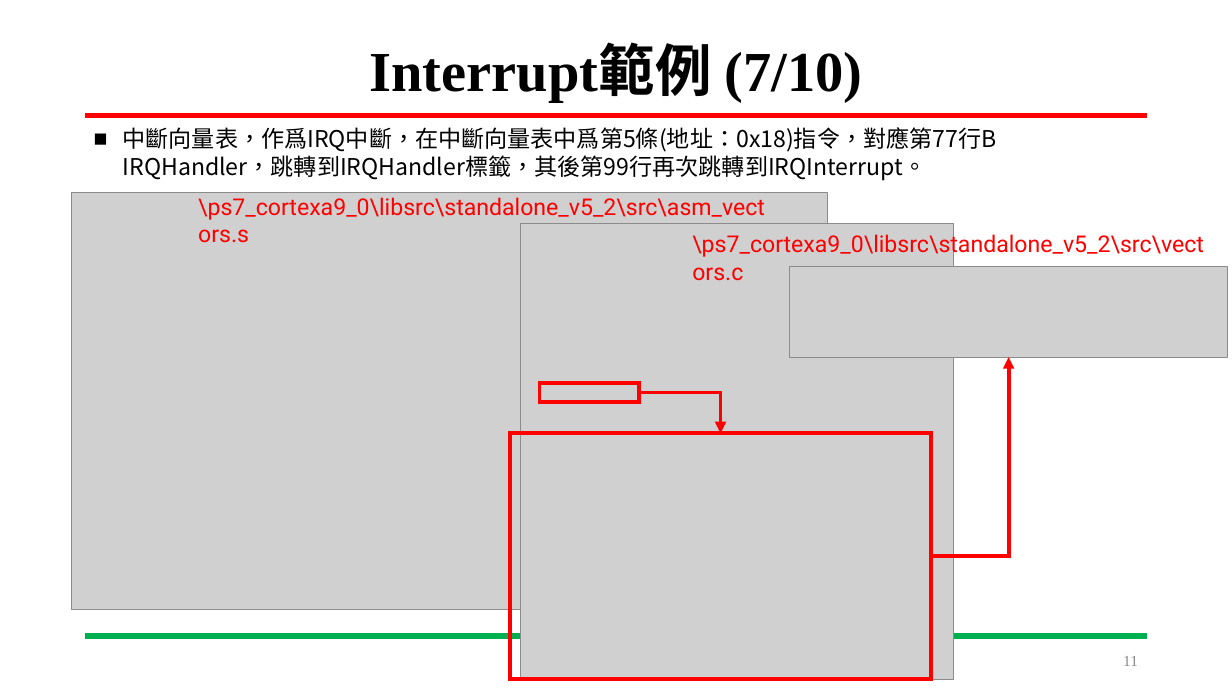
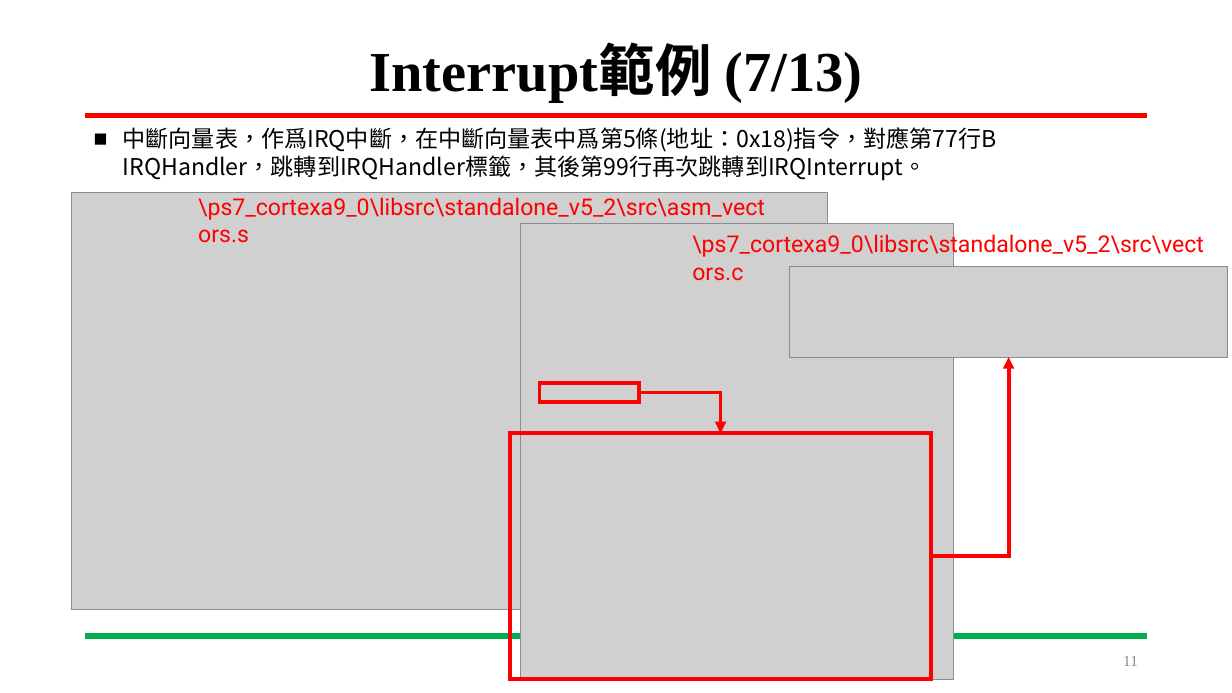
Before and after one commit to LIAO-YANXIANG/SYSTEM-ON-CHIP-DESIGN, a slide deck: slide 11 of DevelopmentLog/Pingpong.pptx. Drawn at 1232x693 pixels with LibreOffice and Linux fonts; fonts in the diff are those of the drawing; grey boxes stand for pictures. Boxes give left, top, right and bottom in pixels: in the first picture for what was removed or moved away, otherwise in the second. Text is boxed around its words. In the diff, an @@ line names an element or a change of style, - is before the commit and + after.

```diff
--- a/DevelopmentLog/Pingpong.pptx
+++ b/DevelopmentLog/Pingpong.pptx
@@ title at [369, 47, 862, 102]: text changed @@
-Interrupt範例 (7/10)
+Interrupt範例 (7/13)
```
Also in this commit, not shown: 9 other slides changed, 4 slides added.
